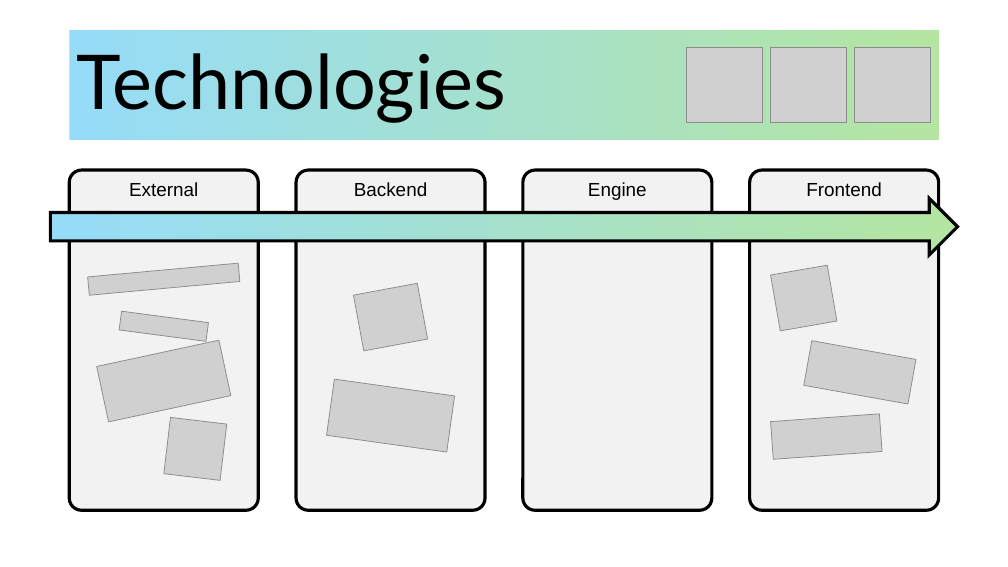
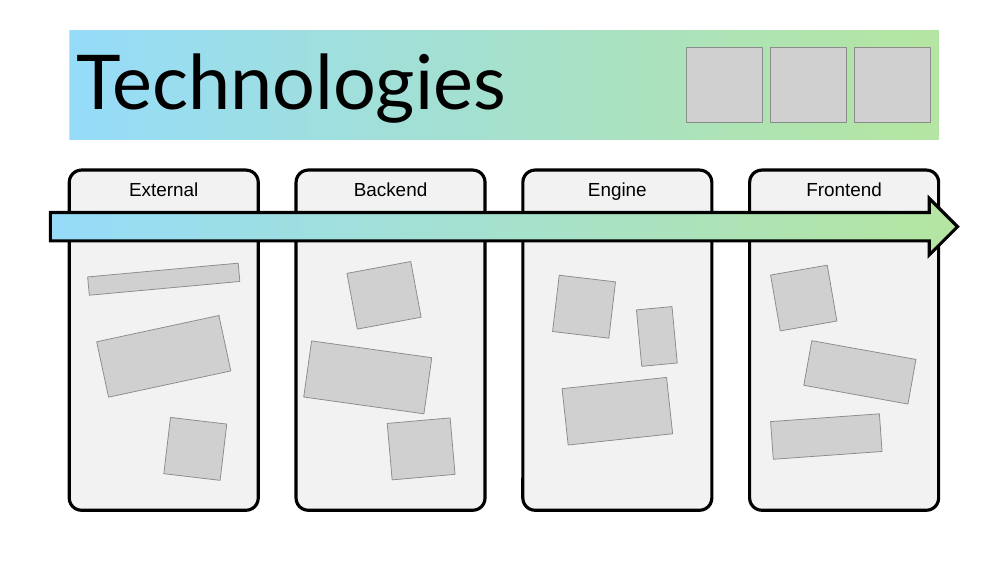
Before and after one commit to BlairBowen/Knowball, a slide deck: slide 10 of presentations/spring-design-presentation.pptx. Drawn at 1008x567 pixels with LibreOffice and Linux fonts; fonts in the diff are those of the drawing; grey boxes stand for pictures. Boxes give left, top, right and bottom in pixels: in the first picture for what was removed or moved away, otherwise in the second. Text is boxed around its words. In the diff, an @@ line names an element or a change of style, - is before the commit and + after.

```diff
--- a/presentations/spring-design-presentation.pptx
+++ b/presentations/spring-design-presentation.pptx
@@ picture: place and size @@
-picture at bbox=[354, 283, 428, 351]
+picture at bbox=[347, 261, 421, 329]
@@ picture added at bbox=[553, 275, 616, 338] @@
@@ picture: place and size @@
-picture at bbox=[97, 341, 231, 422]
+picture at bbox=[97, 316, 231, 397]
@@ picture removed at bbox=[119, 311, 209, 341] @@
@@ picture added at bbox=[636, 307, 677, 367] @@
@@ picture: place and size @@
-picture at bbox=[326, 379, 455, 452]
+picture at bbox=[304, 341, 432, 414]
@@ picture added at bbox=[562, 377, 673, 445] @@
@@ picture added at bbox=[387, 418, 455, 480] @@
```
Also in this commit, not shown: 2 other slides changed.
